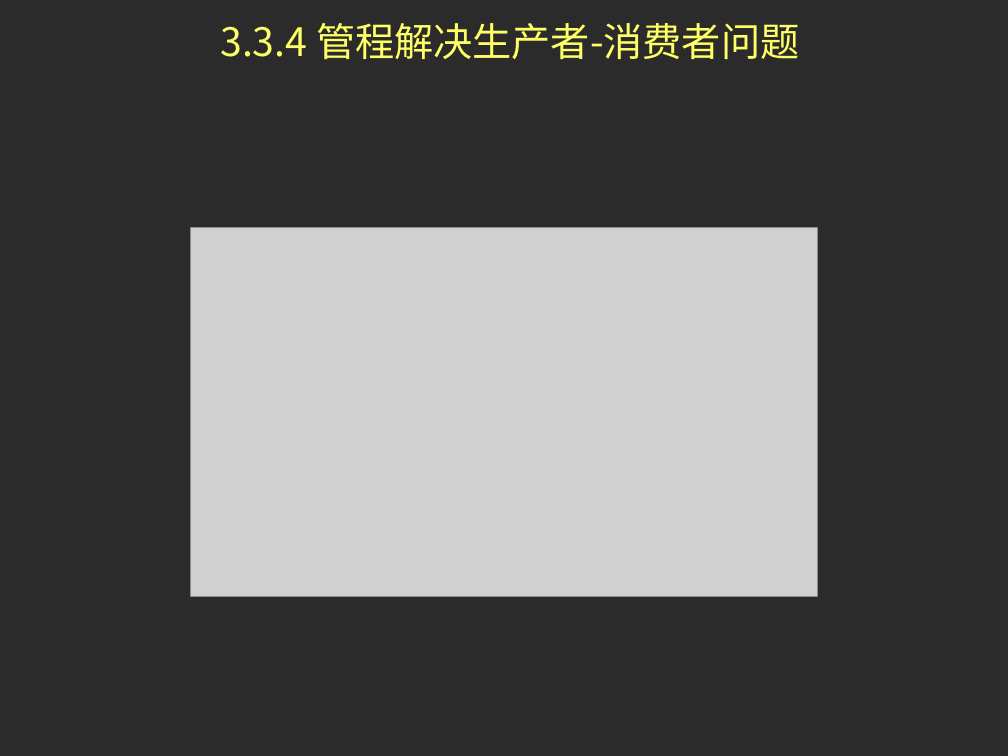
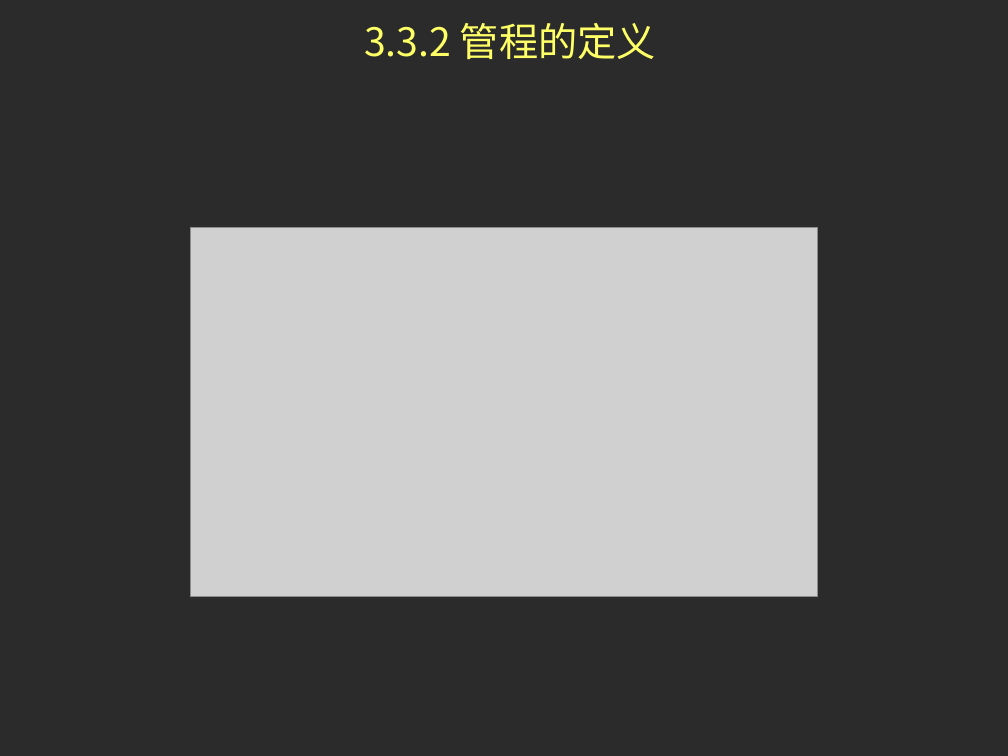
Before and after one commit to FourierAI/Operating-system, a slide deck: slide 34 of 操作系统-第3章.ppt (slide 39 before the commit). Drawn at 1008x756 pixels with LibreOffice and Linux fonts; fonts in the diff are those of the drawing; grey boxes stand for pictures; background and template pictures are left out; a plain dark background stands for a picture behind light text. Boxes give left, top, right and bottom in pixels: in the first picture for what was removed or moved away, otherwise in the second. Text is boxed around its words. In the diff, an @@ line names an element or a change of style, - is before the commit and + after.

```diff
--- a/操作系统-第3章.ppt
+++ b/操作系统-第3章.ppt
@@ text at (x1=364, y1=23, x2=656, y2=59): text changed @@
-3.3.4 管程解决生产者-消费者问题
+3.3.2 管程的定义
```
Also in this commit, not shown: 6 other slides changed, 5 slides added, 14 slides removed.
